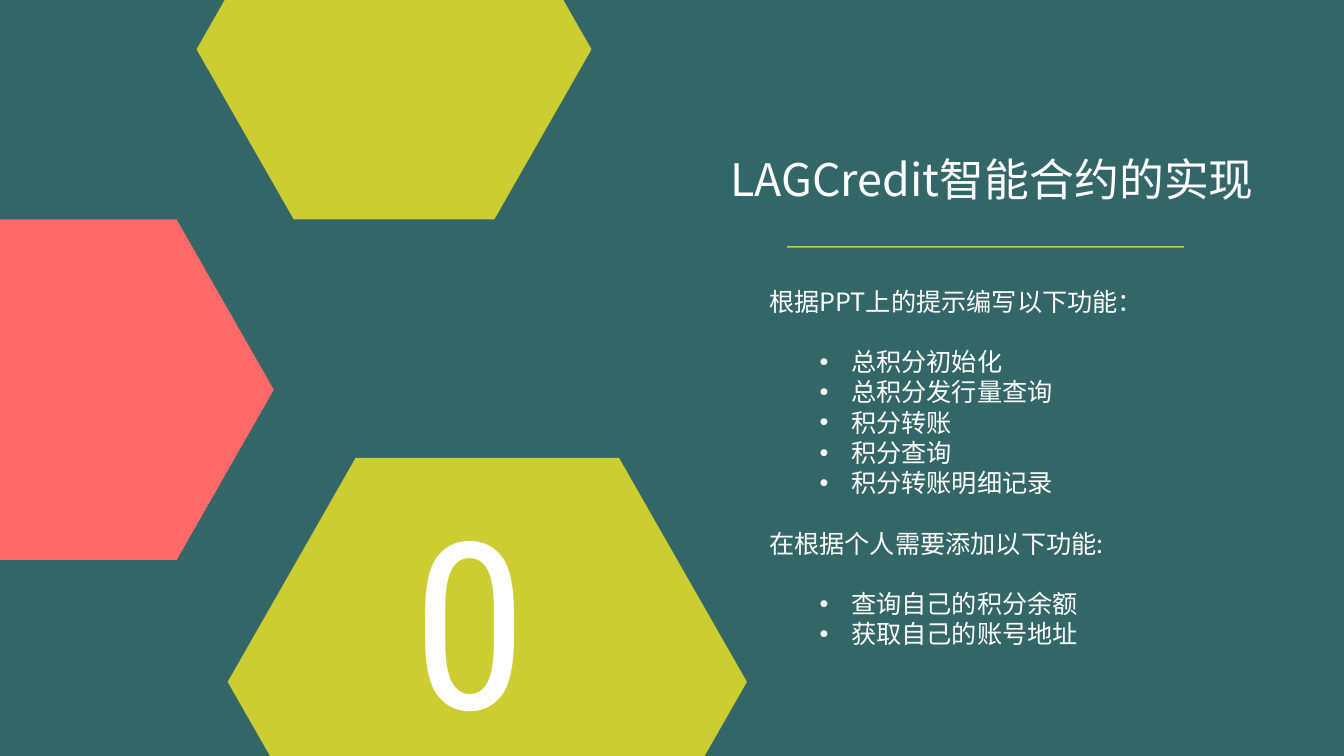
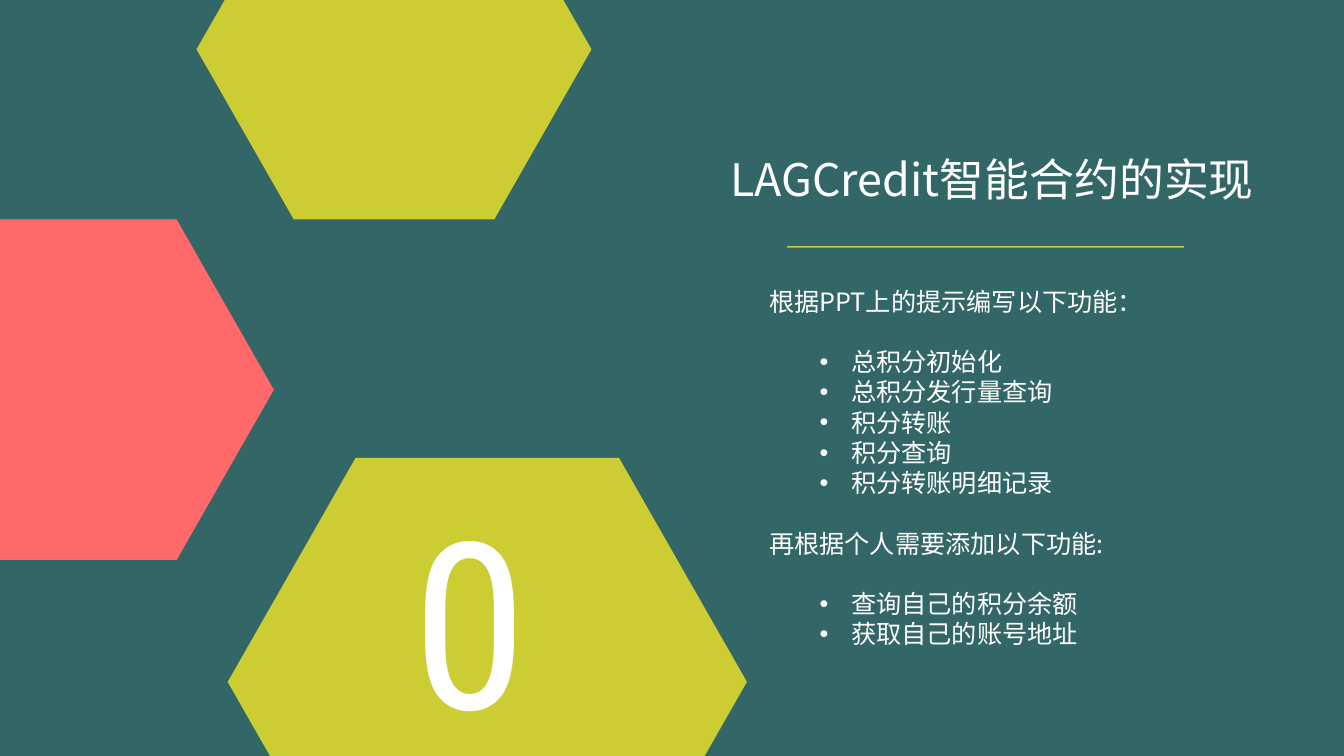
Before and after one commit to 2019-scut-practical-training-team/webank, a slide deck: slide 3 of day2/第二次作业成果展示.pptx. Drawn at 1344x756 pixels with LibreOffice and Linux fonts; fonts in the diff are those of the drawing. Boxes give left, top, right and bottom in pixels: in the first picture for what was removed or moved away, otherwise in the second. Text is boxed around its words. In the diff, an @@ line names an element or a change of style, - is before the commit and + after.

```diff
--- a/day2/第二次作业成果展示.pptx
+++ b/day2/第二次作业成果展示.pptx
@@ text at (769,532,1104,555): text changed @@
-在根据个人需要添加以下功能:
+再根据个人需要添加以下功能:
```
Also in this commit, not shown: 2 other slides changed.
